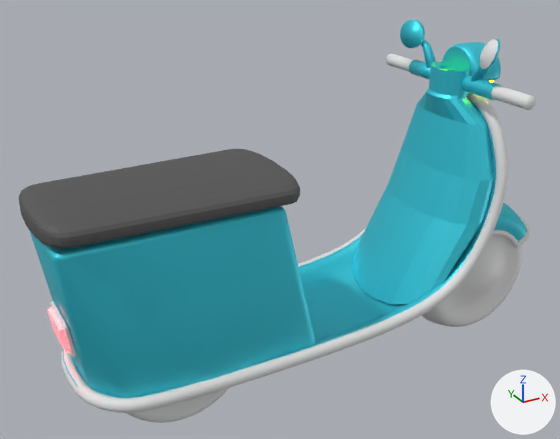
Renders of the OBJ model src/assets/Scoter/Scoter.obj from each side of a commit.
Both versions are drawn from a 50 mm lens placed at (-4.83, -5.58, 4.5), pointed at (-1.66, 0.17, 1.63). The axes (+X, +Y, +Z) are drawn at lower right. The lights are the same throughout. Where no turn or scale is listed for an object, it has been applied to the vertices. Vertices at the same position are counted once.

Objects in the first picture: 'ScoterCerceve'.
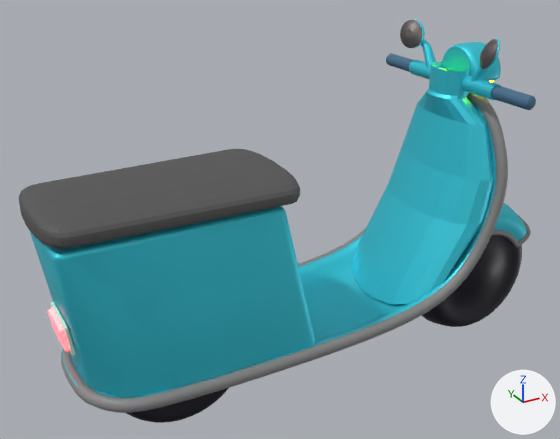
The change, as a diff of the scene's bpy script:
```diff
--- a/src/assets/Scoter/Scoter.obj.py
+++ b/src/assets/Scoter/Scoter.obj.py
@@ mat_kenarlık @@
 mat_kenarlık = principled_material('Kenarlık')
-mat_kenarlık.base_color = (0.8, 0.8, 0.8)  # white #e7e7e7
+mat_kenarlık.base_color = (0.246, 0.246, 0.246)  # grey #888888
@@ mat_teker @@
 mat_teker = principled_material('teker')
-mat_teker.base_color = (0.8, 0.8, 0.8)  # white #e7e7e7
+mat_teker.base_color = (0.000607, 0.000304, 0.00913)  # black #020118
@@ mat_ayna @@
 mat_ayna = principled_material('AYNA')
-mat_ayna.base_color = (0.8, 0.8, 0.8)  # white #e7e7e7
+mat_ayna.base_color = (0.18, 0.156, 0.155)  # grey #766e6e
@@ mat_direksiyon @@
 mat_direksiyon = principled_material('Direksiyon')
-mat_direksiyon.base_color = (0.8, 0.8, 0.8)  # white #e7e7e7
+mat_direksiyon.base_color = (0.0578, 0.156, 0.266)  # blue #446e8d
@@ me_scotercerceve @@
 # used by ob_scotercerceve; location = (0.0, 0.0, 0.0)
-me_scotercerceve.from_pydata(...)  # 20013 vertices, 19709 faces, 15 loose edges; spans x -3.93..1.23, y -1.01..1.01, z 0.0..3.24
+me_scotercerceve.from_pydata(...)  # 20244 vertices, 19946 faces, 14 loose edges; spans x -3.93..1.23, y -1.01..1.01, z 0.0..3.24
+# me_scotercerceve part 1: 15 vertices moved within x 0.22..0.5, y -0.56..0.36, z 2.18..2.99; 3 vertices removed from x 0.49..0.5, y -0.15..0.15, z 2.94..2.98; 98 vertices added at x -0.05..0.49, y -0.16..0.63, z 2.93..3.22
+# me_scotercerceve part 2: 4 vertices moved within x -3.76, y -0.23..0.23, z 1.04..1.31; 4 vertices removed from x -3.79..-3.73, y -0.23..0.23, z 1.04..1.31; 92 vertices added at x -3.79..-3.73, y -0.23..0.23, z 1.04..1.31
 me_scotercerceve.materials.append(mat_kenarlık)
```

Changed parts and their boxes (x1, y1, x2, y2) in the pictures (560 x 439 px):
'ScoterCerceve', recoloured, reshaped: (19, 20, 536, 423) in both
part 1 of me_scotercerceve, built on: after (400, 20, 422, 48)
part 2 of me_scotercerceve, built on: before (50, 301, 76, 357); after (50, 302, 76, 356)
